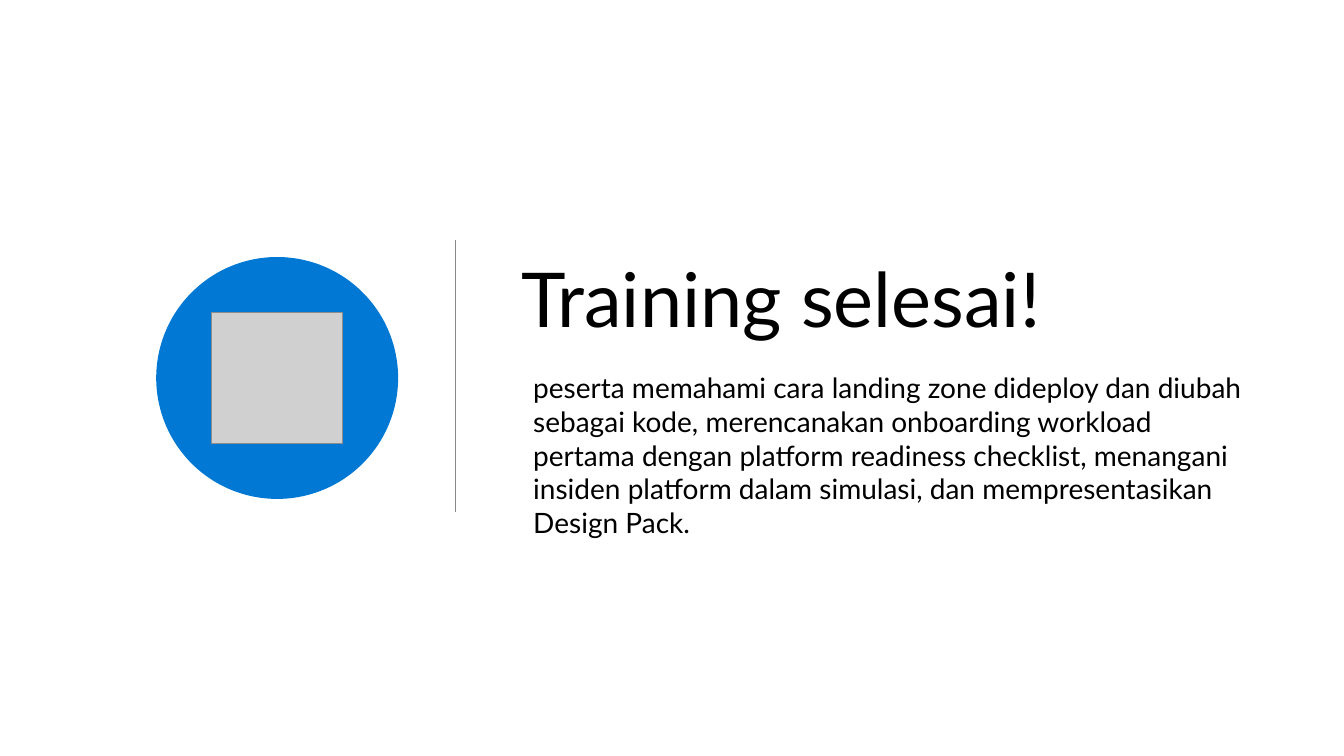
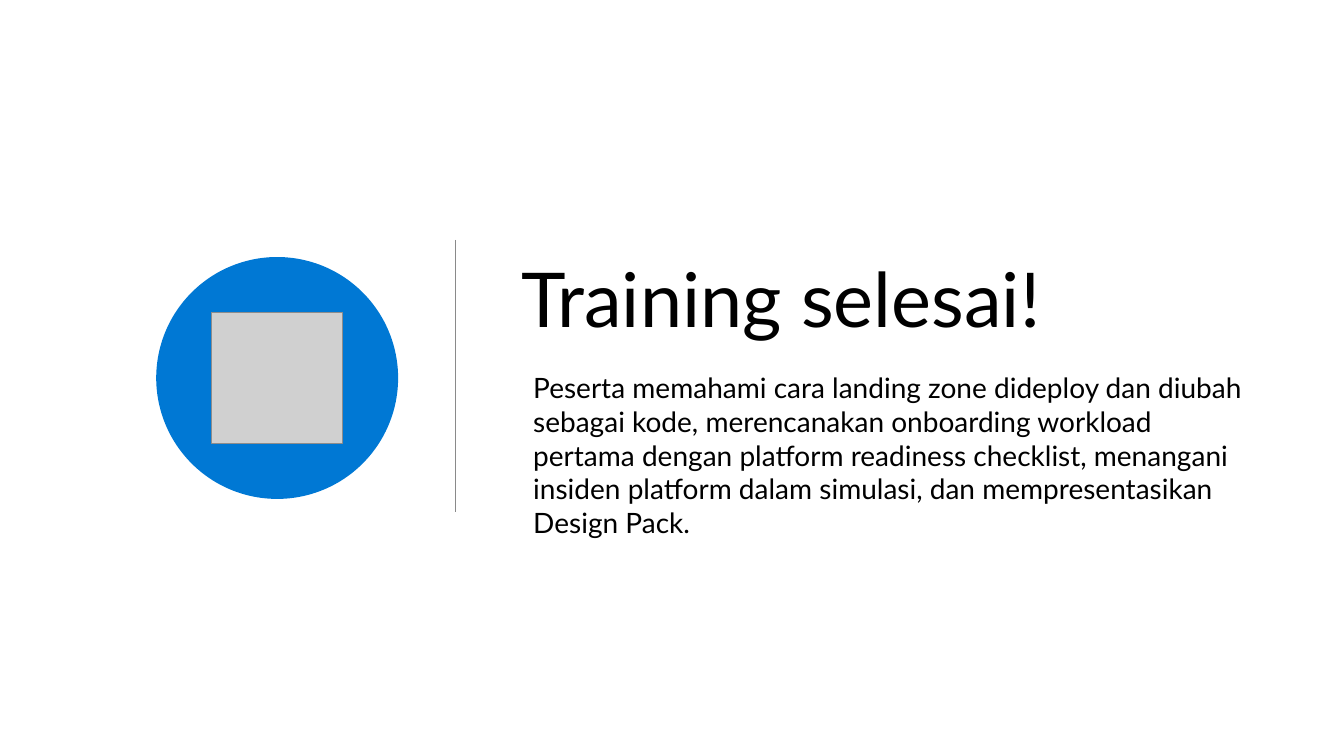
Before and after one commit to medisa-aris/azure-landing-zone-training, a slide deck: slide 67 of slides/pptx/slide_day05_automate-onboard-operate.pptx. Drawn at 1344x756 pixels with LibreOffice and Linux fonts; fonts in the diff are those of the drawing; grey boxes stand for pictures; background and template pictures are left out. Boxes give left, top, right and bottom in pixels: in the first picture for what was removed or moved away, otherwise in the second. Text is boxed around its words. In the diff, an @@ line names an element or a change of style, - is before the commit and + after.

```diff
--- a/slides/pptx/slide_day05_automate-onboard-operate.pptx
+++ b/slides/pptx/slide_day05_automate-onboard-operate.pptx
@@ text at (533,377,1241,538): text changed @@
-peserta memahami cara landing zone dideploy dan diubah sebagai kode, merencanakan onboarding workload pertama dengan platform readiness checklist, menangani insiden platform dalam simulasi, dan mempresentasikan Design Pack.
+Peserta memahami cara landing zone dideploy dan diubah sebagai kode, merencanakan onboarding workload pertama dengan platform readiness checklist, menangani insiden platform dalam simulasi, dan mempresentasikan Design Pack.
```
Also in this commit, not shown: 5 other slides changed, 5 other files.
